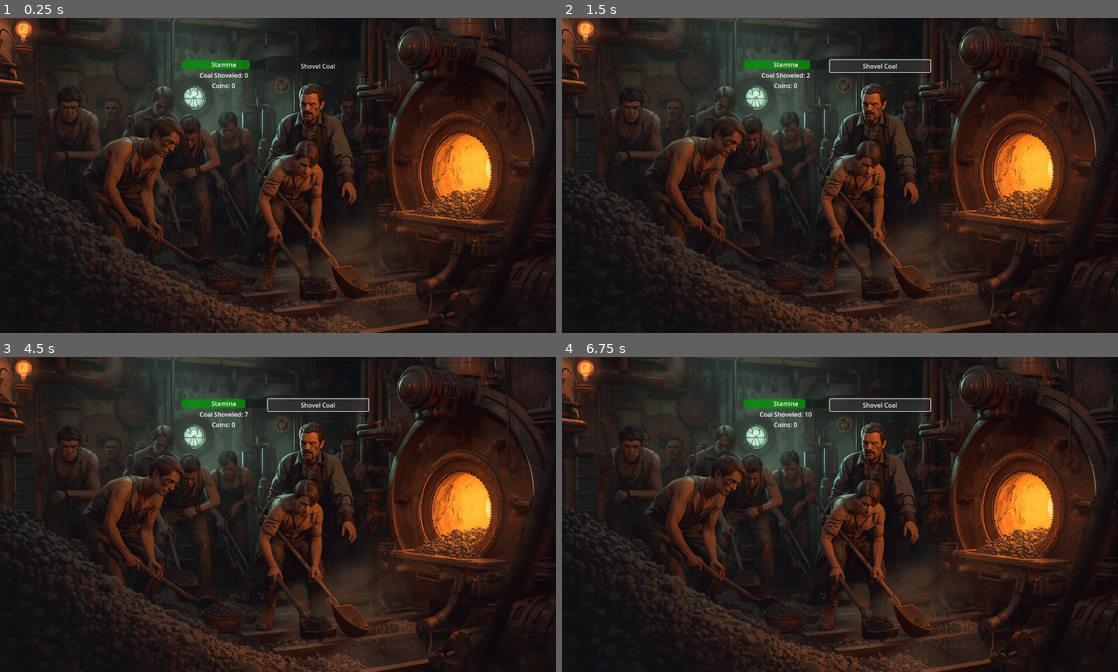
Above: before the commit, frames 1-4 (two rows, left to right).
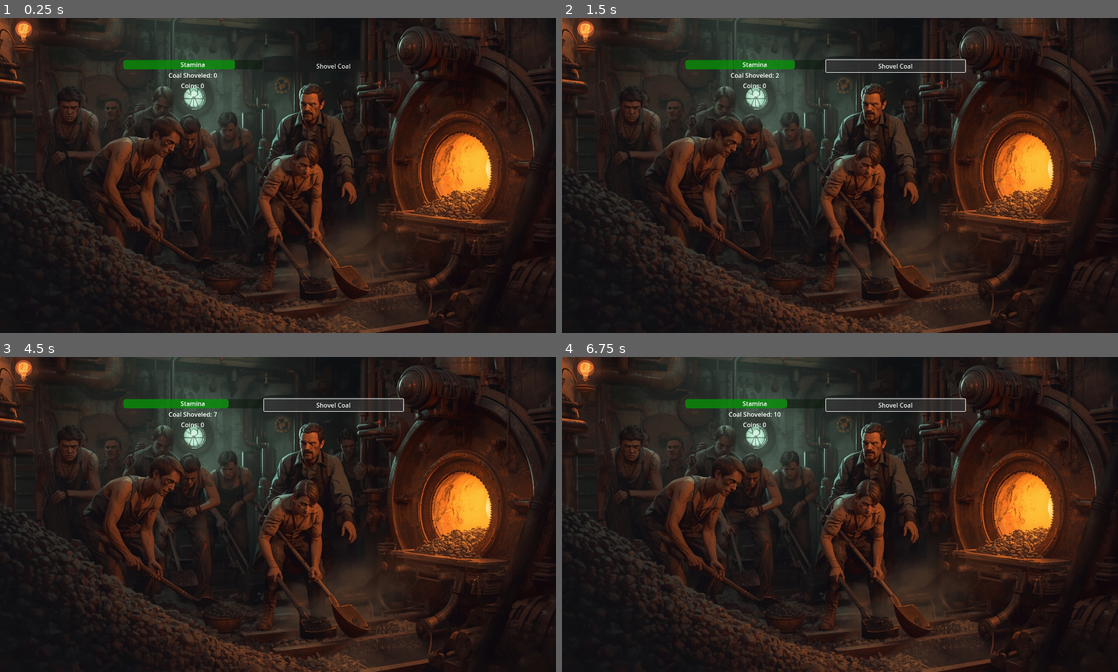
Above: after the commit, the same moments.

Repository: noahval/GoA
Game: Godot game, scene res://level1/furnace.tscn
Two runs of this game, one before a commit and one after it. Both use one fixed random seed, a clock stepped at 60 frames per second and the inputs below.
Inputs:
- Up to frame 1 (0.25 s): no input
- Up to frame 2 (1.5 s): click "Shovel Coal" at 0.5 s; click "Shovel Coal" at 1.25 s
- Up to frame 3 (4.5 s): click "Shovel Coal" at 2 s; tap Enter at 2.75, 4.25 s; tap Space at 3.5 s
- Up to frame 4 (6.75 s): tap Space at 5, 6.5 s; tap Enter at 5.75 s

The runs differ from the first frame. In frame 1, 0.7% of the frame differs, in the area x 22-73%, y 13-23%; in frame 2, 0.9%; in frame 3, 0.9%; in frame 4, 0.9%, in the area x 22-73%, y 12-23%.

Commit message:
Widen furnace menus for desktop/web browsers
- Increase container width from 500px to 800px
- Expand both columns from 220/260px to 360px each
- Improves readability on all screen sizes

🤖 Generated with [Claude Code](https://claude.com/claude-code)

Co-Authored-By: Claude <noreply@anthropic.com>

Diff:
--- a/level1/furnace.tscn
+++ b/level1/furnace.tscn
@@ -30,16 +30,16 @@
 anchor_top = 0.5
 anchor_right = 0.5
 anchor_bottom = 0.5
-offset_left = -250.0
+offset_left = -400.0
 offset_top = -300.0
-offset_right = 250.0
+offset_right = 400.0
 offset_bottom = 300.0
 grow_horizontal = 2
 grow_vertical = 2
 
 [node name="LeftVBox" type="VBoxContainer" parent="HBoxContainer"]
 layout_mode = 2
-custom_minimum_size = Vector2(220, 0)
+custom_minimum_size = Vector2(360, 0)
 
 [node name="StaminaPanel" type="Panel" parent="HBoxContainer/LeftVBox"]
 self_modulate = Color(1, 1, 1, 0.7)
@@ -82,7 +82,7 @@
 
 [node name="RightVBox" type="VBoxContainer" parent="HBoxContainer"]
 layout_mode = 2
-custom_minimum_size = Vector2(260, 0)
+custom_minimum_size = Vector2(360, 0)
 
 [node name="ShovelCoalButton" type="Button" parent="HBoxContainer/RightVBox"]
 layout_mode = 2
